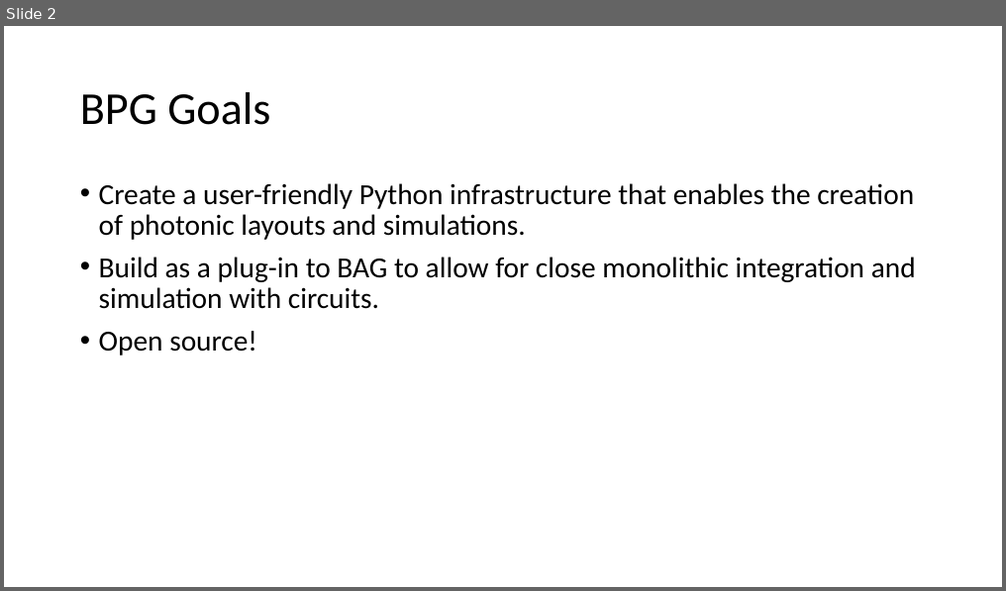
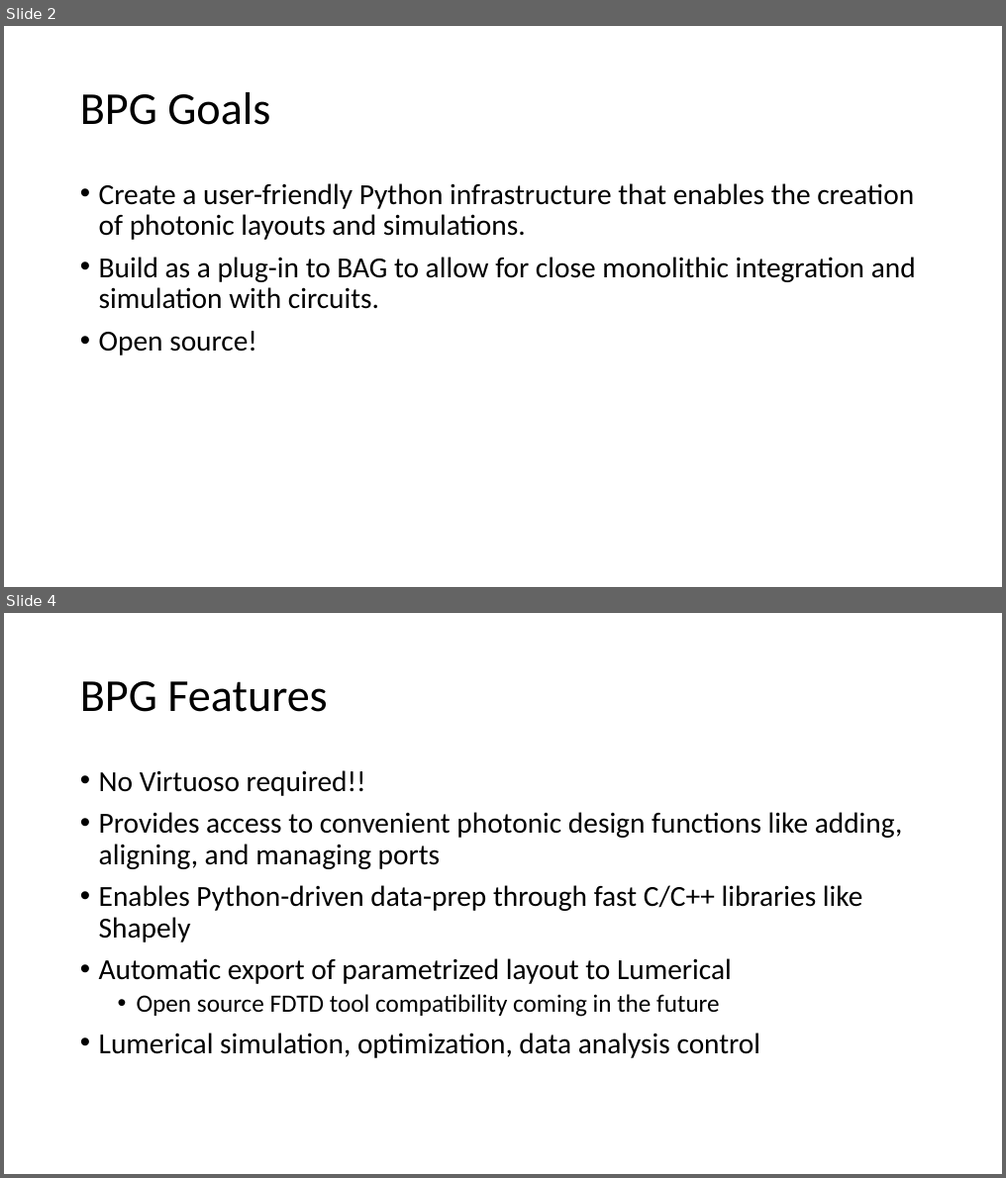
Before and after one commit to BerkeleyPhotonicsGenerator/BPG, a slide deck: docs/Berkeley_Photonics_Generator_Intro.pptx. Shown one above the other, each under a label of ours: slide 2 before the commit, slides 2 and 4 after it; the slides between them are not shown. The pictures are 1006x591 and 1006x1178 pixels, drawn with LibreOffice and Linux fonts; fonts in the diff are those of the drawing. Boxes give left, top, right and bottom in pixels: in the first picture for what was removed or moved away, otherwise in the second. Text is boxed around its words. In the diff, an @@ line names an element or a change of style, - is before the commit and + after.

```diff
--- a/docs/Berkeley_Photonics_Generator_Intro.pptx
+++ b/docs/Berkeley_Photonics_Generator_Intro.pptx
@@ slide 4 added at (4,613,1002,1174), background #FFFFFF @@
@@ title added at (80,681,327,712), 44 pt, text #000000 @@
+BPG Features
@@ text added at (99,770,903,1059), 28 pt, text #000000 @@
+• No Virtuoso required!!
+• Provides access to convenient photonic design functions like adding, aligning, and managing ports
+• Enables Python-driven data-prep through fast C/C++ libraries like Shapely
+• Automatic export of parametrized layout to Lumerical
+  • Open source FDTD tool compatibility coming in the future
+• Lumerical simulation, optimization, data analysis control
```
Also in this commit, not shown: 2 other slides added, 1 slide removed.
